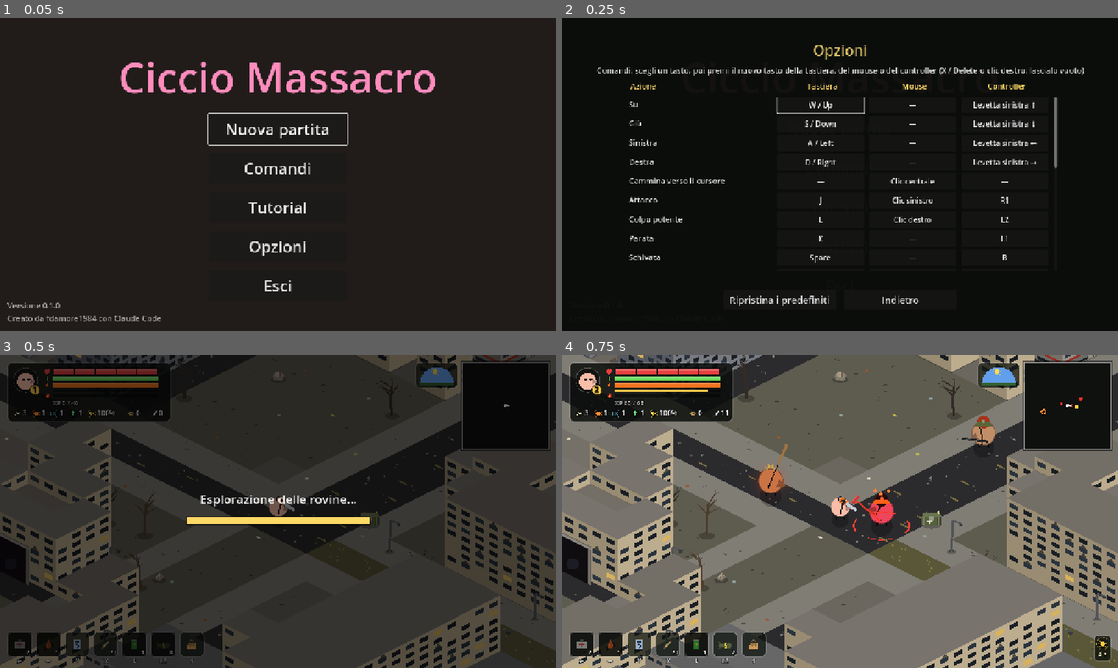
Above: before the commit, frames 1-4 (two rows, left to right).
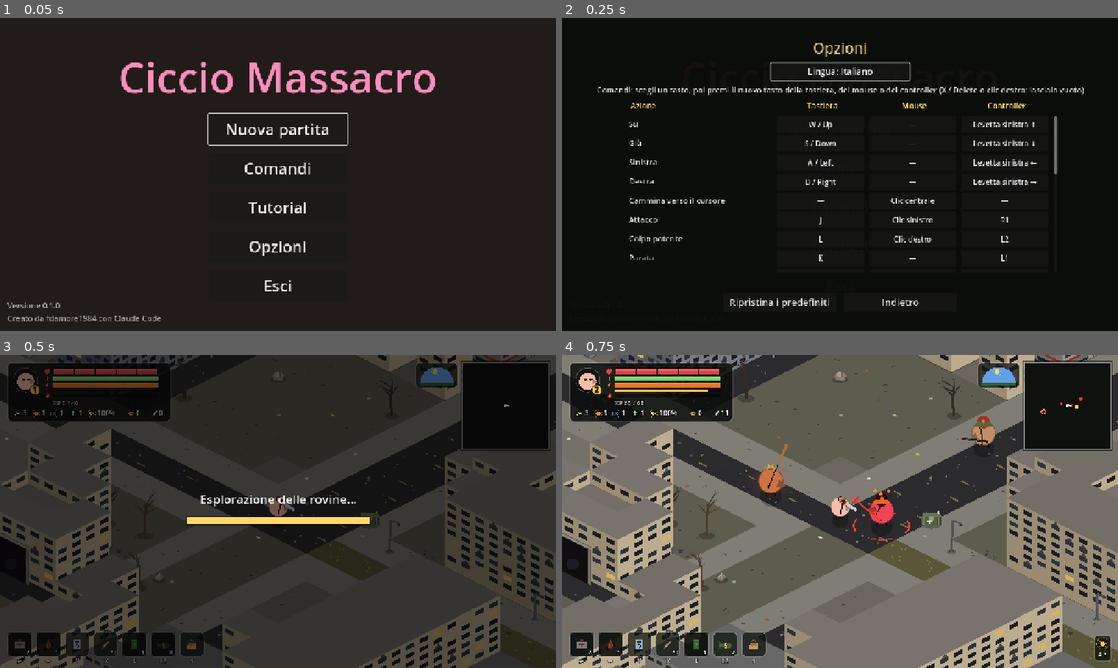
Above: after the commit, the same moments.

Repository: fdamore1984/ciccio-massacro
Game: Godot game, scene res://tools/store_capture.tscn
The game is run twice, just before and just after one commit, with the same random seed, the same clock (stepped at 60 frames per second) and the same inputs. This scene is started directly instead of the project's main scene.
Inputs (mouse positions are in pixels of both pictures, inside the frame that each line leads up to):
- Up to frame 1 (0.05 s): no input
- Up to frame 2 (0.25 s): no input
- Up to frame 3 (0.5 s): no input
- Up to frame 4 (0.75 s): tap Enter (ui_accept) at 0.5 s; move the mouse to (962, 495) at 0.52 s; hold D (move_right) from 0.53 s (still down); hold J (attack) from 0.53 s (still down); click (962, 495) at 0.67 s

Frame 1 is identical in both runs. In frame 2, 4.7% of the frame differs, in the area x 6-94%, y 8-93%; in frame 3, nothing differs; in frame 4, nothing differs.

Commit message:
Lingua inglese e nome "Cheech Carnage"
- Lingua scelta in Opzioni (italiano / English) e salvata in
  user://settings.json; senza il file vale quella del sistema.
- Nome "Cheech Carnage" in inglese, "Ciccio Massacro" in italiano
  (chiave GAME_TITLE: menù, finestra, copertina); config/name e
  preset di export diventano "Cheech Carnage".
- Cambiando config/name cambia la cartella user://: salvataggi, comandi
  e impostazioni si copiano dalla più recente delle cartelle vecchie
  ("Ciccio Massacro", "Gobelino").
- Immagini del tutorial in una cartella per lingua; lo strumento di
  cattura genera tutte e due le lingue.
- Testi inglesi riallineati (Cheech al posto di Ciccio).

Co-Authored-By: Claude Opus 5.5 <noreply@anthropic.com>
Claude-Session: https://claude.ai/code/session_01CG3rgD1vj9NAbg9fgHRuxX

Diff:
--- a/data/translations.csv
+++ b/data/translations.csv
@@ -135,7 +135,7 @@
 SLOTS_LOAD_TITLE,Continue: choose a save slot,Continua: scegli uno slot
 SLOT_NAME,Slot %d,Slot %d
 SLOT_EMPTY,Empty,Vuoto
-SLOT_EMPTY_NEW,Start a new massacre here,Inizia qui un nuovo massacro
+SLOT_EMPTY_NEW,Start some fresh carnage here,Inizia qui un nuovo massacro
 SLOT_LEVEL,Level %d,Livello %d
 SLOT_HEALTH_DAMAGE,Health %d · Damage %d,Vita %d · Danno %d
 SLOT_GOLD_POTIONS,Scrap %d · Medkits %d,Rottami %d · Kit medici %d
@@ -253,9 +253,9 @@
 TUTORIAL_DODGE_TITLE,Dodge and jump,Schivata e salto
 TUTORIAL_DODGE_TEXT,"{dodge} dodges: a roll on the ground, a dash in mid-air. For an instant you can't be hit and you c …(637 unchanged characters)…
 TUTORIAL_FRENZY_TITLE,Frenzy,La Frenesia
-TUTORIAL_FRENZY_TEXT,"The red bar in the top-left panel is Frenzy. It grows with every chainsaw hit that lands, even when the enemy blocks it with his guard; power strikes and ground attacks fill it faster. If you stop attacking for 4 seconds it slowly drains: stay in the fight! When it is full the bar pulses, {parry} + {attack} appears on it and a red ring surrounds Ciccio.","La barra rossa nel pannello in alto  …(363 unchanged characters)…
+TUTORIAL_FRENZY_TEXT,"The red bar in the top-left panel is Frenzy. It grows with every chainsaw hit that lands, even when the enemy blocks it with their guard; power strikes and ground attacks fill it faster. If you stop attacking for 4 seconds it slowly drains: stay in the fight! When it is full the bar pulses, {parry} + {attack} appears on it and a red ring surrounds Cheech.","La barra rossa nel pannello in alto  …(363 unchanged characters)…
 TUTORIAL_SPECIAL_TITLE,Frenzy special attack,Attacco speciale della Frenesia
-TUTORIAL_SPECIAL_TEXT,"With a full Frenzy bar press {parry} and {attack} together. Time stops: the enemies freeze, the background goes dark, Ciccio roars in a red glow and the camera zoom …(782 unchanged characters)…
+TUTORIAL_SPECIAL_TEXT,"With a full Frenzy bar press {parry} and {attack} together. Time stops: the enemies freeze, the background goes dark, Cheech roars in a red glow and the camera zoom …(782 unchanged characters)…
 TUTORIAL_SUPPLIES_TITLE,Battery and supplies,Batteria e scorte
 TUTORIAL_SUPPLIES_TEXT,"The green bar is your battery: attacking, dodging, jumping, parrying and running drain it, and  …(720 unchanged characters)…
 TUTORIAL_ARSENAL_TITLE,"Bazooka, shield and H-bombs","Bazooka, scudo e bombe H"
@@ -265,7 +265,7 @@
 TUTORIAL_LOOT_TITLE,"Crates, inventory and traders","Casse, inventario e commercianti"
 TUTORIAL_LOOT_TEXT,"Walk up to crates, traders, sirens and doors and press {interact} when the prompt appears. Military …(714 unchanged characters)…
 TUTORIAL_WORLD_TITLE,Exploring the city,Esplorare la città
-TUTORIAL_WORLD_TEXT,"The ruined city has no borders. The min …(184 unchanged characters)… ind walls you only see the outlines of Ciccio and the enemies. At night it's pitch black: you can't go on without the flashlight. Its beam only helps in the dark (in daylight it lights up nothing), has a wider, dimmer glow around it, doesn't go through walls and, with it on, Ciccio stands out as clearly as by day. Hold {focus} for focus mode: the world dims and only Ciccio and the things to pick up keep their co …(871 unchanged characters)…
+TUTORIAL_WORLD_TEXT,"The ruined city has no borders. The min …(184 unchanged characters)… ind walls you only see the outlines of Cheech and the enemies. At night it's pitch black: you can't go on without the flashlight. Its beam only helps in the dark (in daylight it lights up nothing), has a wider, dimmer glow around it, doesn't go through walls and, with it on, Cheech stands out as clearly as by day. Hold {focus} for focus mode: the world dims and only Cheech and the things to pick up keep their co …(871 unchanged characters)…
 TUTORIAL_BUILDINGS_TITLE,Abandoned buildings and the boss,Edifici abbandonati e boss
 TUTORIAL_BUILDINGS_TEXT,"Doors of abandoned buildings open in the skyscraper walls: go in with {interact}. Inside it's  …(674 unchanged characters)…
 TUTORIAL_METRO_TITLE,The metro,La metropolitana
@@ -321,3 +321,7 @@
 OPTIONS_SHARED,also used by: %s,usato anche da: %s
 OPTIONS_CLEARED,"""%s"" now has no %s","""%s"" ora non ha nessun %s"
 OPTIONS_CLEAR_REQUIRED,"""%s"" needs at least one key: set another one first","""%s"" deve avere almeno un tasto: assegnane prima un altro"
+GAME_TITLE,Cheech Carnage,Ciccio Massacro
+OPTIONS_LANGUAGE,Language: %s,Lingua: %s
+LANGUAGE_NAME_IT,Italiano,Italiano
+LANGUAGE_NAME_EN,English,English
--- a/project.godot
+++ b/project.godot
@@ -10,7 +10,7 @@
 
 [application]
 
-config/name="Ciccio Massacro"
+config/name="Cheech Carnage"
 config/description="Action RPG post-apocalittico 2D."
 config/version="0.1.0"
 run/main_scene="res://scenes/menu.tscn"
--- a/scenes/menu.tscn
+++ b/scenes/menu.tscn
@@ -36,7 +36,7 @@
 layout_mode = 2
 theme_override_colors/font_color = Color(1, 0.55, 0.74, 1)
 theme_override_font_sizes/font_size = 96
-text = "Ciccio Massacro"
+text = "GAME_TITLE"
 horizontal_alignment = 1
 
 [node name="Continue" type="Button" parent="Center/VBox"]
--- a/scripts/controls_panel.gd
+++ b/scripts/controls_panel.gd
@@ -26,6 +26,8 @@
 
 var _back := Button.new()
 var _grid := GridContainer.new()
+## Riga dell'attacco speciale della Frenesia, coi tasti scelti dal giocatore.
+var _frenzy: Label
 
 
 func _ready() -> void:
@@ -55,8 +57,9 @@
 	for key: String in SPECIALS:
 		var label := _label(key, 17, COLOR_TEXT, true)
 		if key == "CONTROLS_SPECIAL_FRENZY":
-			# L'attacco speciale è parata + attacco insieme: tasti dall'Input Map.
-			label.text = tr(key) % [Keybinds.hint("parry"), Keybinds.hint("attack")]
+			# L'attacco speciale è parata + attacco insieme: tasti dall'Input
+			# Map, scritti a ogni apertura (vedi _fill).
+			_frenzy = label
 			label.auto_translate_mode = Node.AUTO_TRANSLATE_MODE_DISABLED
 		specials.add_child(label)
 	_back.text = "CONTROLS_BACK"
@@ -67,8 +70,9 @@
 	box.add_child(_back)
 
 
-## Riempie la tabella con i tasti attuali.
+## Riempie la tabella con i tasti attuali, nella lingua attuale.
 func _fill() -> void:
+	_frenzy.text = tr("CONTROLS_SPECIAL_FRENZY") % [Keybinds.hint("parry"), Keybinds.hint("attack")]
 	for child in _grid.get_children():
 		_grid.remove_child(child)
 		child.queue_free()
--- a/scripts/hud.gd
+++ b/scripts/hud.gd
@@ -159,6 +159,11 @@
 	_actions.player = player
 	_vignette.player = player
 	_update_power_ups()
+
+
+func _notification(what: int) -> void:
+	if what == NOTIFICATION_TRANSLATION_CHANGED and is_node_ready():
+		_deck_hint.text = tr("DECK_HINT")
 
 
 ## Riga compatta in basso a destra: un'icona per ogni effetto temporaneo
--- a/scripts/options_panel.gd
+++ b/scripts/options_panel.gd
@@ -1,7 +1,8 @@
 class_name OptionsPanel
 extends Control
-## Opzioni (dal menù iniziale e da quello di pausa): rimappatura dei
-## comandi. Per ogni azione (Keybinds.ACTIONS) c'è un pulsante per la
+## Opzioni (dal menù iniziale e da quello di pausa): lingua del gioco e
+## rimappatura dei comandi. Il pulsante della lingua passa alla lingua
+## successiva (Settings.LANGUAGES), subito e per tutti i testi. Per ogni azione (Keybinds.ACTIONS) c'è un pulsante per la
 ## tastiera, uno per il mouse e uno per il controller con i tasti attuali:
 ## premendolo si aspetta il nuovo tasto di quel dispositivo (per
 ## LISTEN_TIME secondi), che prende il posto dei precedenti e si salva
@@ -30,6 +31,7 @@
 var _grid := GridContainer.new()
 var _scroll := ScrollContainer.new()
 var _intro := Label.new()
+var _language := Button.new()
 var _status := Label.new()
 var _reset := Button.new()
 var _back := Button.new()
@@ -57,6 +59,13 @@
 	box.add_theme_constant_override("separation", 10)
 	center.add_child(box)
 	box.add_child(_label("OPTIONS_TITLE", 34, COLOR_TITLE))
+	_language.custom_minimum_size = Vector2(320, 40)
+	_language.size_flags_horizontal = Control.SIZE_SHRINK_CENTER
+	_language.add_theme_font_size_override("font_size", 20)
+	_language.auto_translate_mode = Node.AUTO_TRANSLATE_MODE_DISABLED
+	_language.focus_entered.connect(Sfx.play_ui.bind("ui_move"))
+	_language.pressed.connect(_on_language_pressed)
+	box.add_child(_language)
 	_intro.horizontal_alignment = HORIZONTAL_ALIGNMENT_CENTER
 	_intro.auto_translate_mode = Node.AUTO_TRANSLATE_MODE_DISABLED
 	_intro.add_theme_font_size_override("font_size", 18)
@@ -74,7 +83,7 @@
 		header.add_child(label)
 	box.add_child(header)
 	# La tabella scorre e segue il pulsante selezionato (controller e tastiera).
-	_scroll.custom_minimum_size = Vector2(1000, 400)
+	_scroll.custom_minimum_size = Vector2(1000, 360)
 	_scroll.horizontal_scroll_mode = ScrollContainer.SCROLL_MODE_DISABLED
 	_scroll.follow_focus = true
 	_scroll.size_flags_horizontal = Control.SIZE_SHRINK_CENTER
@@ -137,12 +146,10 @@
 func open() -> void:
 	_stop_listening()
 	_refresh()
-	_intro.text = tr("OPTIONS_CONTROLS") % Keybinds.hint("ui_clear")
 	_status.text = ""
 	visible = true
 	_scroll.scroll_vertical = 0
-	var first: Button = _cells[Keybinds.ACTIONS[0] + ":keyboard"]
-	first.grab_focus.call_deferred()
+	_language.grab_focus.call_deferred()
 
 
 func close() -> void:
@@ -154,8 +161,10 @@
 	closed.emit()
 
 
-## Testi dei pulsanti con i tasti attuali.
+## Testi dei pulsanti con la lingua e i tasti attuali.
 func _refresh() -> void:
+	_language.text = tr("OPTIONS_LANGUAGE") % tr("LANGUAGE_NAME_" + Settings.language.to_upper())
+	_intro.text = tr("OPTIONS_CONTROLS") % Keybinds.hint("ui_clear")
 	for action: String in Keybinds.ACTIONS:
 		for device: String in Keybinds.DEVICES:
 			var button: Button = _cells[action + ":" + device]
@@ -282,6 +291,20 @@
 	return ""
 
 
+func _on_language_pressed() -> void:
+	_stop_listening()
+	Settings.set_language(Settings.next_language())
+	_status.text = ""
+	Sfx.play_ui("ui_confirm")
+
+
+## Cambio di lingua: i testi scritti qui col codice si rifanno (gli altri
+## si traducono da soli).
+func _notification(what: int) -> void:
+	if what == NOTIFICATION_TRANSLATION_CHANGED and is_node_ready():
+		_refresh()
+
+
 func _on_reset_pressed() -> void:
 	_stop_listening()
 	Keybinds.reset()
--- a/scripts/save_game.gd
+++ b/scripts/save_game.gd
@@ -5,18 +5,25 @@
 ## entrambi i casi lo imposta in slot e Game scrive e legge sempre quello. Il vecchio file unico
 ## (versioni precedenti) diventa lo slot 1 la prima volta che serve.
 ##
-## La cartella user:// prende il nome dal progetto: con il cambio di nome
-## (prima "Gobelino", ora "Ciccio Massacro") i salvataggi vecchi restano
-## nella cartella accanto, con il nome di prima. La prima volta, se nella
-## cartella nuova non c'è nessun salvataggio, vengono copiati qui.
+## La cartella user:// prende il nome dal progetto: con i cambi di nome
+## (prima "Gobelino", poi "Ciccio Massacro", ora "Cheech Carnage") i file
+## vecchi restano nella cartella accanto, con il nome di prima. La prima
+## volta, se nella cartella nuova non c'è ancora niente, vengono copiati
+## qui dalla più recente delle cartelle vecchie (vedi migrate_legacy_dir).
 
 const SLOTS := 3
 const PATH := "user://savegame_%d.json"
 ## File unico delle versioni precedenti.
 const OLD_PATH := "user://savegame.json"
-## Nome della cartella dei dati delle versioni con il nome precedente del
-## gioco: si trova accanto a quella attuale (vedi _migrate_legacy_dir).
-const LEGACY_USER_DIR := "Gobelino"
+## Nomi delle cartelle dei dati delle versioni con i nomi precedenti del
+## gioco, dal più recente: si trovano accanto a quella attuale.
+const LEGACY_USER_DIRS := ["Ciccio Massacro", "Gobelino"]
+## Altri file del giocatore da copiare insieme ai salvataggi: comandi
+## personalizzati (Keybinds) e impostazioni (Settings).
+const LEGACY_EXTRA_FILES := ["keybinds.json", "settings.json"]
+## Segno che il controllo delle cartelle vecchie è già stato fatto: così
+## salvataggi eliminati dopo non tornano dalla cartella vecchia.
+const LEGACY_DONE_PATH := "user://legacy_checked"
 
 ## Slot della partita in corso (da 1 a SLOTS).
 static var slot := 1
@@ -114,31 +121,40 @@
 
 
 static func _migrate() -> void:
-	_migrate_legacy_dir()
+	migrate_legacy_dir()
 	if FileAccess.file_exists(OLD_PATH) and not FileAccess.file_exists(PATH % 1):
 		DirAccess.rename_absolute(ProjectSettings.globalize_path(OLD_PATH), ProjectSettings.globalize_path(PATH % 1))
 
 
-## Copia i salvataggi dalla cartella dei dati del nome precedente, se in
-## quella attuale non ce n'è nessuno (i file vecchi restano dove sono).
-static func _migrate_legacy_dir() -> void:
+## Copia salvataggi, comandi e impostazioni dalla cartella dei dati di un
+## nome precedente (la più recente che ne ha), se in quella attuale non
+## c'è ancora nessuno di questi file (i file vecchi restano dove sono). Si
+## fa una volta sola: Settings la chiama all'avvio, prima di leggere
+## lingua e comandi.
+static func migrate_legacy_dir() -> void:
 	if _legacy_checked:
 		return
 	_legacy_checked = true
-	var current := ProjectSettings.globalize_path("user://")
-	var legacy := current.trim_suffix("/").get_base_dir().path_join(LEGACY_USER_DIR)
-	if legacy == current.trim_suffix("/") or not DirAccess.dir_exists_absolute(legacy):
+	if FileAccess.file_exists(LEGACY_DONE_PATH):
 		return
 	var names: Array[String] = [OLD_PATH.get_file()]
 	for index in range(1, SLOTS + 1):
 		names.append((PATH % index).get_file())
-	for file_name in names:
-		if FileAccess.file_exists("user://" + file_name):
-			return
-	for file_name in names:
-		var from := legacy.path_join(file_name)
-		if FileAccess.file_exists(from):
-			DirAccess.copy_absolute(from, current.path_join(file_name))
+	names.append_array(LEGACY_EXTRA_FILES)
+	var current := ProjectSettings.globalize_path("user://").trim_suffix("/")
+	if not names.any(func(file_name: String) -> bool: return FileAccess.file_exists("user://" + file_name)):
+		for dir_name: String in LEGACY_USER_DIRS:
+			var legacy := current.get_base_dir().path_join(dir_name)
+			if legacy == current or not names.any(func(file_name: String) -> bool: return FileAccess.file_exists(legacy.path_join(file_name))):
+				continue
+			for file_name in names:
+				var from := legacy.path_join(file_name)
+				if FileAccess.file_exists(from):
+					DirAccess.copy_absolute(from, current.path_join(file_name))
+			break
+	var done := FileAccess.open(LEGACY_DONE_PATH, FileAccess.WRITE)
+	if done:
+		done.store_string("1")
 
 
 static func vector(values: Array) -> Vector2:
--- a/scripts/settings.gd
+++ b/scripts/settings.gd
@@ -1,12 +1,55 @@
 extends Node
-## Impostazioni del giocatore (autoload "Settings"). Il gioco è in
-## italiano: i testi stanno in data/translations.csv (colonna "it"; la
-## colonna "en" resta per un'eventuale versione inglese). All'avvio applica
-## i comandi personalizzati dal giocatore (vedi Keybinds).
+## Impostazioni del giocatore (autoload "Settings"). Il gioco è in italiano
+## e in inglese: i testi stanno in data/translations.csv (colonne "it" ed
+## "en"). La lingua si sceglie dal pannello Opzioni e si salva in
+## user://settings.json; senza il file (prima partita, versioni precedenti)
+## vale quella del sistema: italiano se è l'italiano, inglese per tutte le
+## altre. All'avvio applica anche i comandi personalizzati dal giocatore
+## (vedi Keybinds).
 
-const LANGUAGE := "it"
+const PATH := "user://settings.json"
+## Lingue del gioco, nell'ordine in cui si scorrono in Opzioni.
+const LANGUAGES := ["it", "en"]
+const FALLBACK_LANGUAGE := "en"
+
+var language := FALLBACK_LANGUAGE
 
 
 func _ready() -> void:
-	TranslationServer.set_locale(LANGUAGE)
+	# Prima di leggere le impostazioni: i file del nome precedente del gioco.
+	SaveGame.migrate_legacy_dir()
+	language = _system_language()
+	if FileAccess.file_exists(PATH):
+		var parsed: Variant = JSON.parse_string(FileAccess.get_file_as_string(PATH))
+		if parsed is Dictionary and str(parsed.get("language", "")) in LANGUAGES:
+			language = str(parsed["language"])
+	_apply_language()
 	Keybinds.load_saved()
+
+
+## Cambia la lingua (subito, per tutti i testi) e la salva.
+func set_language(code: String) -> void:
+	if code not in LANGUAGES:
+		return
+	language = code
+	_apply_language()
+	var file := FileAccess.open(PATH, FileAccess.WRITE)
+	if file:
+		file.store_string(JSON.stringify({"language": language}, "\t"))
+
+
+## Lingua dei testi e nome del gioco nel titolo della finestra ("Ciccio
+## Massacro" in italiano, "Cheech Carnage" in inglese).
+func _apply_language() -> void:
+	TranslationServer.set_locale(language)
+	get_window().title = tr("GAME_TITLE")
+
+
+## La lingua successiva a quella attuale (per il pulsante delle Opzioni).
+func next_language() -> String:
+	return LANGUAGES[(LANGUAGES.find(language) + 1) % LANGUAGES.size()]
+
+
+static func _system_language() -> String:
+	var system := OS.get_locale_language()
+	return system if system in LANGUAGES else FALLBACK_LANGUAGE
--- a/scripts/tutorial_panel.gd
+++ b/scripts/tutorial_panel.gd
@@ -2,7 +2,8 @@
 extends Control
 ## Tutorial a pagine, aperto dal menù iniziale e da quello di pausa: ogni
 ## pagina ha un'immagine del gioco (catturata con tools/store_capture.tscn,
-## vedi assets/tutorial/), un titolo e un testo che spiega una meccanica,
+## in assets/tutorial/ una cartella per lingua, perché nelle immagini si
+## vedono i testi dell'HUD), un titolo e un testo che spiega una meccanica,
 ## Frenesia compresa. Si sfoglia con i pulsanti Indietro e Avanti (croce o
 ## levetta per spostarsi, A per premere) o direttamente con L1 e R1; B, il
 ## pulsante Chiudi o Start chiudono.
@@ -11,7 +12,10 @@
 
 signal closed
 
-const IMAGE_DIR := "res://assets/tutorial/"
+## Cartella delle immagini di una lingua; se manca un'immagine si usa
+## quella di IMAGE_FALLBACK_LANGUAGE.
+const IMAGE_DIR := "res://assets/tutorial/%s/"
+const IMAGE_FALLBACK_LANGUAGE := "it"
 ## Pagine: immagine (in IMAGE_DIR), titolo e testo (chiavi di traduzione).
 const PAGES := [
 	["move.png", "TUTORIAL_MOVE_TITLE", "TUTORIAL_MOVE_TEXT"],
@@ -192,7 +196,9 @@
 func _show_page(index: int) -> void:
 	_page = index
 	var entry: Array = PAGES[index]
-	var path: String = IMAGE_DIR + entry[0]
+	var path: String = IMAGE_DIR % Settings.language + entry[0]
+	if not ResourceLoader.exists(path):
+		path = IMAGE_DIR % IMAGE_FALLBACK_LANGUAGE + entry[0]
 	# Senza l'immagine (non ancora catturata) resta la cornice vuota.
 	_image.texture = load(path) as Texture2D if ResourceLoader.exists(path) else null
 	_page_title.text = tr(entry[1])
--- a/tools/store_capture.gd
+++ b/tools/store_capture.gd
@@ -1,7 +1,8 @@
 extends Node
 ## Genera copertina e screenshot per la pagina itch.io (store/itch/), in
-## italiano (la lingua del gioco), componendo scene di gioco reali, e le
-## immagini delle pagine del tutorial (assets/tutorial/, vedi TutorialPanel).
+## italiano e in inglese (le lingue del gioco), componendo scene di gioco
+## reali, e le immagini delle pagine del tutorial (assets/tutorial/, una
+## cartella per lingua, vedi TutorialPanel).
 ## Va rilanciato a ogni modifica visibile del gioco. Serve una finestra (non --headless):
 ##
 ##   godot --path . --resolution 1280x720 res://tools/store_capture.tscn -- screenshots
@@ -11,8 +12,8 @@
 ## Non fa parte del gioco: la cartella tools/ è esclusa dagli export.
 
 const OUTPUT := "res://store/itch/"
-const LANGUAGES := ["it"]
-const SUBTITLE := {"it": "Action RPG · prototipo"}
+const LANGUAGES := ["it", "en"]
+const SUBTITLE := {"it": "Action RPG · prototipo", "en": "Action RPG · prototype"}
 const COVER_SIZE := Vector2i(630, 500)
 ## Immagini del tutorial: più piccole, e quali scene diventano quale pagina
 ## (nome dello screenshot senza la lingua -> immagine del tutorial).
@@ -42,6 +43,8 @@
 		mode = OS.get_cmdline_user_args()[0]
 	DirAccess.make_dir_recursive_absolute(ProjectSettings.globalize_path(OUTPUT))
 	for language: String in LANGUAGES:
+		# Senza Settings.set_language: le foto non cambiano la lingua salvata.
+		Settings.language = language
 		TranslationServer.set_locale(language)
 		if mode == "cover":
 			await _capture_cover(language)
@@ -421,7 +424,7 @@
 
 
 ## Tutorial: corsa di notte con la torcia elettrica accesa.
-func _capture_move(_language: String) -> void:
+func _capture_move(language: String) -> void:
 	await _start_game(Vector2(0, -20), 1.3)
 	_player.level = 2
 	_hud_stats()
@@ -436,12 +439,12 @@
 	_player._torch.aim(_player.facing)
 	_player.queue_redraw()
 	_enemy("scout", _player.position + Vector2(330, 60), Enemy.State.CHASE, 0.0)
-	await _save("t_move.png")
+	await _save("%s_move.png" % language)
 	_end_game()
 
 
 ## Tutorial: capriola sotto il colpo di un bruto.
-func _capture_dodge(_language: String) -> void:
+func _capture_dodge(language: String) -> void:
 	await _start_game(Vector2(0, 0), 1.4)
 	_player.level = 3
 	_hud_stats()
@@ -452,13 +455,13 @@
 	_player._dodge_direction = Vector2(-1, 0.3).normalized()
 	_player.facing = Vector2(-1, 0.3).normalized()
 	_player.queue_redraw()
-	await _save("t_dodge.png")
+	await _save("%s_dodge.png" % language)
 	_end_game()
 
 
 ## Tutorial: la barra della Frenesia piena (pulsa e mostra L1 + R1) e
 ## l'anello rosso attorno a Ciccio, in mezzo alla mischia.
-func _capture_frenzy_bar(_language: String) -> void:
+func _capture_frenzy_bar(language: String) -> void:
 	await _start_game(Vector2(0, 20), 1.2)
 	_player.level = 4
 	_hud_stats()
@@ -471,13 +474,13 @@
 	_player._set_lock_target(_enemy("warrior", _player.position + Vector2(95, -15), Enemy.State.GUARD, 0.1))
 	_enemy("scout", _player.position + Vector2(-180, 80), Enemy.State.CHASE, 0.0)
 	_enemy("caster", _player.position + Vector2(260, -150), Enemy.State.WINDUP, 0.5)
-	await _save("t_frenzy_bar.png")
+	await _save("%s_frenzy_bar.png" % language)
 	_end_game()
 
 
 ## Tutorial: Ciccio usa un kit medico con poca vita e poca batteria, un
 ## predone gli corre addosso.
-func _capture_supplies(_language: String) -> void:
+func _capture_supplies(language: String) -> void:
 	await _start_game(Vector2(0, 0), 1.3)
 	_player.level = 3
 	_hud_stats()
@@ -491,13 +494,13 @@
 	(_game.get_node("HUD") as Hud).set_health(_player.health, _player.max_health)
 	_enemy("warrior", _player.position + Vector2(170, 40), Enemy.State.CHASE, 0.0)
 	await _frames(30)
-	await _save("t_supplies.png")
+	await _save("%s_supplies.png" % language)
 	_end_game()
 
 
 ## Tutorial: predoni che caricano l'attacco (bagliore rosso, laser del
 ## fuciliere) e uno con la guardia alzata.
-func _capture_enemies(_language: String) -> void:
+func _capture_enemies(language: String) -> void:
 	await _start_game(Vector2(0, 0), 1.15)
 	_player.level = 4
 	_hud_stats()
@@ -507,7 +510,7 @@
 	_enemy("brute", origin + Vector2(-140, 60), Enemy.State.WINDUP, 0.7)
 	_enemy("archer", origin + Vector2(300, -140), Enemy.State.WINDUP, 0.7)
 	_enemy("golem", origin + Vector2(-260, -130), Enemy.State.CHASE, 0.0)
-	await _save("t_enemies.png")
+	await _save("%s_enemies.png" % language)
 	_end_game()
 
 
@@ -689,7 +692,7 @@
 	band.size = Vector2(2000, 300)
 	layer.add_child(band)
 	var width := get_viewport().get_visible_rect().size.x
-	var title := _label("Ciccio Massacro", 120, Color(1.0, 0.55, 0.74), width, 45.0)
+	var title := _label(tr("GAME_TITLE"), 120, Color(1.0, 0.55, 0.74), width, 45.0)
 	title.add_theme_constant_override("outline_size", 18)
 	title.add_theme_color_override("font_outline_color", Color(0.1, 0.03, 0.05))
 	layer.add_child(title)
@@ -785,7 +788,9 @@
 	if page == "":
 		return
 	image.resize(TUTORIAL_SIZE.x, TUTORIAL_SIZE.y, Image.INTERPOLATE_LANCZOS)
-	image.save_png(TUTORIAL_OUTPUT + page)
+	var language := file.substr(0, file.find("_"))
+	DirAccess.make_dir_recursive_absolute(ProjectSettings.globalize_path(TUTORIAL_OUTPUT + language))
+	image.save_png(TUTORIAL_OUTPUT + language + "/" + page)
 
 
 func _frames(count: int) -> void:
Renamed: assets/tutorial/arsenal.png -> assets/tutorial/it/arsenal.png
Not shown, changed: assets/tutorial/it/arsenal.png.import
Renamed: assets/tutorial/buildings.png -> assets/tutorial/it/buildings.png
Not shown, changed: assets/tutorial/it/buildings.png.import
Renamed: assets/tutorial/combo.png -> assets/tutorial/it/combo.png
Not shown, changed: assets/tutorial/it/combo.png.import
Renamed: assets/tutorial/dodge.png -> assets/tutorial/it/dodge.png
Not shown, changed: assets/tutorial/it/dodge.png.import
Renamed: assets/tutorial/enemies.png -> assets/tutorial/it/enemies.png
Not shown, changed: assets/tutorial/it/enemies.png.import
Renamed: assets/tutorial/frenzy_bar.png -> assets/tutorial/it/frenzy_bar.png
Not shown, changed: assets/tutorial/it/frenzy_bar.png.import
(and 21 more such lines)
